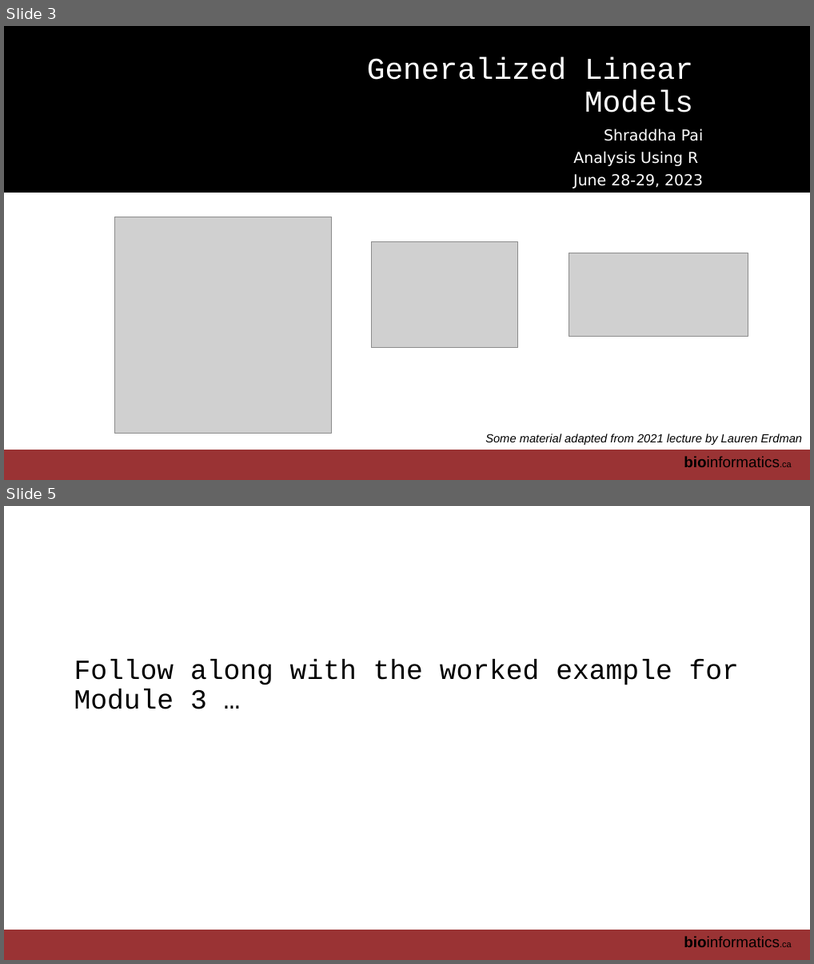
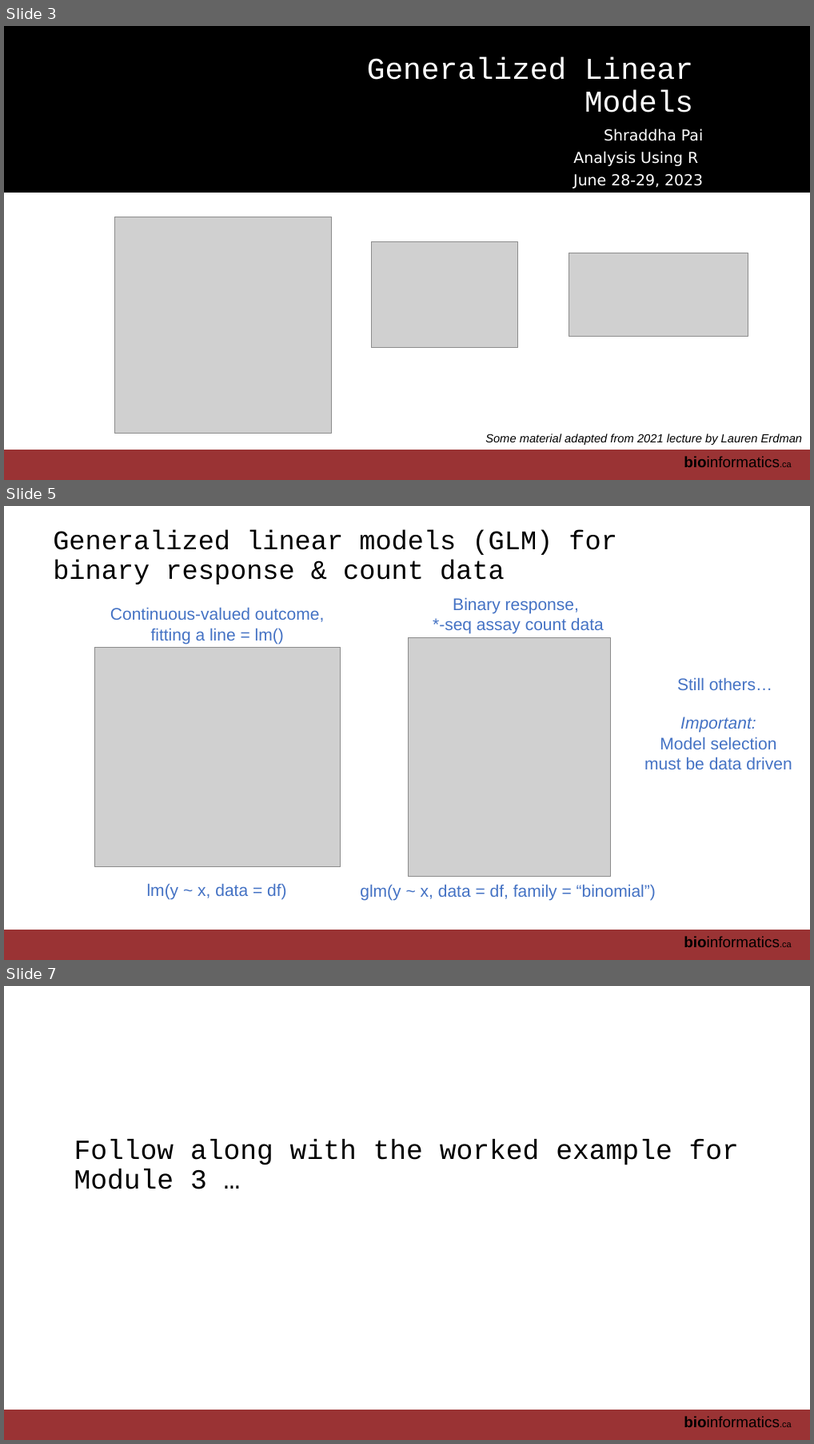
Before and after one commit to RealPaiLab/CBW_AUR2023, a slide deck: book/lectures/AUR_2023_Module3_GLM.pptx. Shown one above the other, each under a label of ours: slides 3 and 5 before the commit, slides 3, 5 and 7 after it; the slides between them are not shown. The pictures are 814x964 and 814x1444 pixels, drawn with LibreOffice and Linux fonts; fonts in the diff are those of the drawing; grey boxes stand for pictures; background and template pictures are left out. Boxes give left, top, right and bottom in pixels: in the first picture for what was removed or moved away, otherwise in the second. Text is boxed around its words. In the diff, an @@ line names an element or a change of style, - is before the commit and + after.

```diff
--- a/book/lectures/AUR_2023_Module3_GLM.pptx
+++ b/book/lectures/AUR_2023_Module3_GLM.pptx
@@ slide 5 added at <box>4,506,810,960</box>, background #FFFFFF; not listed: 2 template elements that a slide beside it also shows @@
@@ title added at <box>53,530,617,584</box>, 32 pt, text #000000 @@
+Generalized linear models (GLM) for
+binary response & count data
@@ text added at <box>433,597,604,634</box>, 20 pt, text #4472C4 @@
+Binary response,
+*-seq assay count data
@@ text added at <box>110,607,324,644</box>, 20 pt, text #4472C4 @@
+Continuous-valued outcome,
+fitting a line = lm()
@@ picture added at <box>94,648,340,867</box> @@
@@ picture added at <box>408,637,610,876</box> @@
@@ text added at <box>678,677,773,690</box>, 20 pt, text #4472C4 @@
+Still others…
@@ text added at <box>645,716,792,769</box>, 20 pt, text #4472C4 @@
+Important:
+Model selection
+must be data driven
@@ text added at <box>147,883,287,900</box>, 20 pt, text #4472C4 @@
+lm(y ~ x, data = df)
@@ text added at <box>360,884,656,900</box>, 20 pt, text #4472C4 @@
+glm(y ~ x, data = df, family = “binomial”)
@@ what was slide 5 is now slide 7 @@
```
Also in this commit, not shown: 1 slide changed, 1 other slide added, 16 other files.
